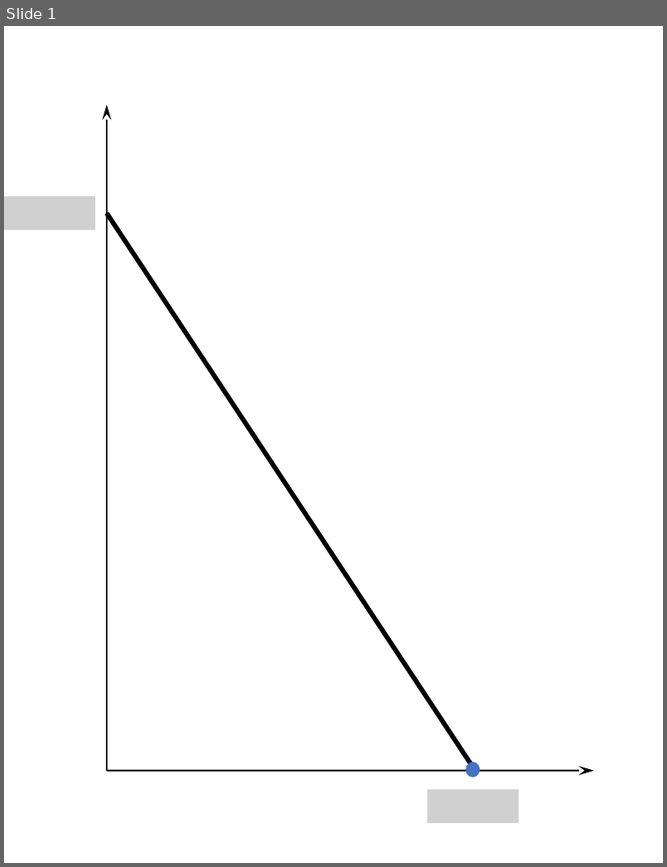
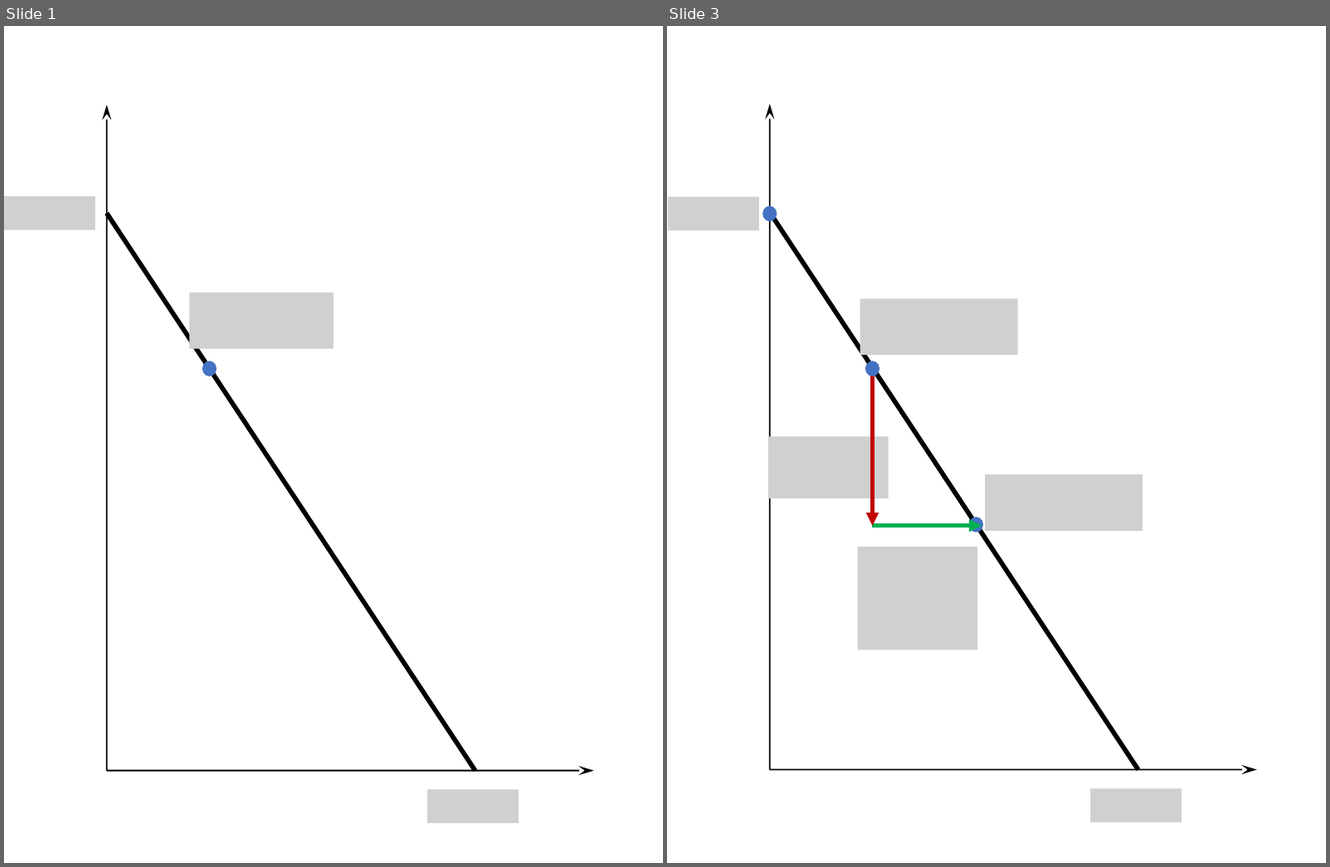
Before and after one commit to peteawag/ECO00001I-A-Microeconomics-II-2019, a slide deck: img/insurance.pptx. Shown side by side, each under a label of ours: slide 1 before the commit, slides 1 and 3 after it; the slides between them are not shown. The pictures are 667x867 and 1330x867 pixels, drawn with LibreOffice and Linux fonts; fonts in the diff are those of the drawing; grey boxes stand for pictures. Boxes give left, top, right and bottom in pixels: in the first picture for what was removed or moved away, otherwise in the second. Text is boxed around its words. In the diff, an @@ line names an element or a change of style, - is before the commit and + after.

```diff
--- a/img/insurance.pptx
+++ b/img/insurance.pptx
@@ slide 3 added at (667,26,1326,863), background #FFFFFF @@
@@ picture added at (668,197,760,230) @@
@@ group added at (763,104,1257,769): 2 arrows, 1 line, 1 ellipse @@
@@ picture added at (860,298,1017,354) @@
@@ ellipse added at (865,360,880,376), fill #4472C4 @@
@@ arrow added from (872, 361) to (872, 526), #C00000 2.75 pt @@
@@ picture added at (768,436,889,499) @@
@@ picture added at (985,474,1142,530) @@
@@ ellipse added at (969,517,984,532), fill #4472C4 @@
@@ picture added at (858,546,978,650) @@
@@ arrow added from (872, 526) to (982, 526), #00B050 2.75 pt @@
@@ picture added at (1089,788,1181,821) @@
@@ slide 1 changed as well @@
@@ picture added at (189,292,333,348) @@
@@ ellipse: place and size @@
-ellipse at (465,761,480,776)
+ellipse at (202,360,217,376)
```
Also in this commit, not shown: 5 other slides changed, 2 other slides added, 1 slide removed, 6 other files.
